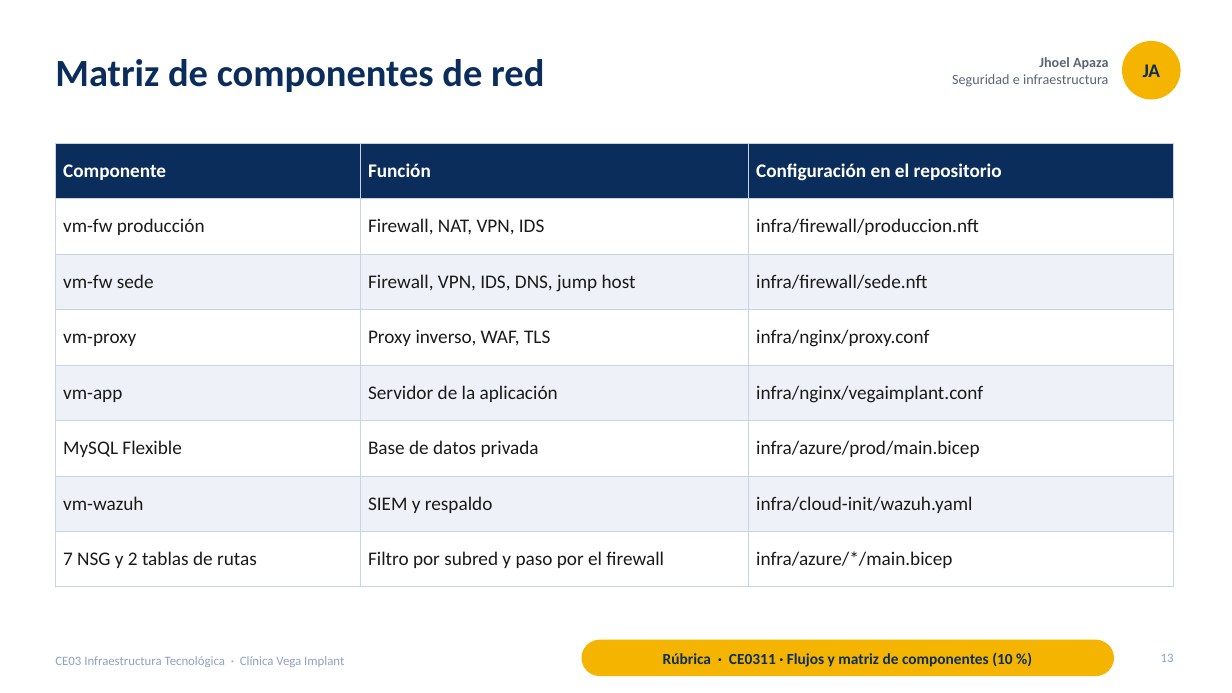
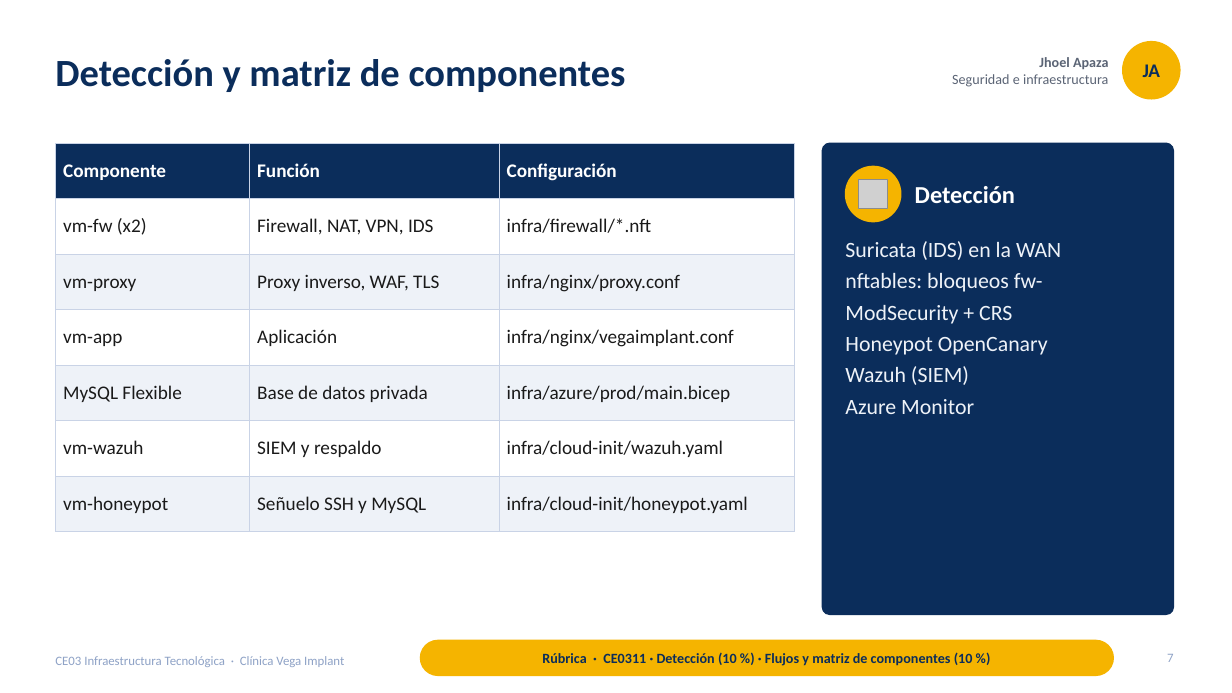
Before and after one commit to francalizaya266-sudo/venga-implantes, a slide deck: slide 7 of docs/entregables/CE03-infraestructura/presentaciones/CE03-Infraestructura-Tecnologica.pptx (slide 13 before the commit). Drawn at 1232x693 pixels with LibreOffice and Linux fonts; fonts in the diff are those of the drawing; grey boxes stand for pictures. Boxes give left, top, right and bottom in pixels: in the first picture for what was removed or moved away, otherwise in the second. Text is boxed around its words. In the diff, an @@ line names an element or a change of style, - is before the commit and + after.

```diff
--- a/docs/entregables/CE03-infraestructura/presentaciones/CE03-Infraestructura-Tecnologica.pptx
+++ b/docs/entregables/CE03-infraestructura/presentaciones/CE03-Infraestructura-Tecnologica.pptx
@@ title at (55,59,626,92): text changed @@
-Matriz de componentes de red
+Detección y matriz de componentes
@@ table at (55,143,795,517) @@
-row 1: Componente | Función | Configuración en el repositorio
-row 2: vm-fw producción | Firewall, NAT, VPN, IDS | infra/firewall/produccion.nft
-row 3: vm-fw sede | Firewall, VPN, IDS, DNS, jump host | infra/firewall/sede.nft
+row 1: Componente | Función | Configuración
+row 2: vm-fw (x2) | Firewall, NAT, VPN, IDS | infra/firewall/*.nft
-row 4, column 2: Servidor de la aplicación
+row 4, column 2: Aplicación
-row 8: 7 NSG y 2 tablas de rutas | Filtro por subred y paso por el firewall | infra/azure/*/main.bicep
+row 7: vm-honeypot | Señuelo SSH y MySQL | infra/cloud-init/honeypot.yaml
@@ table: place and size @@
-table at (55,143,1174,572)
+table at (55,143,795,517)
@@ rounded rectangle added at (823,143,1174,615), fill #0B2D5B, outline #0B2D5B 1 pt @@
@@ ellipse added at (846,166,901,222), fill #F5B400, outline #F5B400 1 pt @@
@@ picture added at (859,179,888,209) @@
@@ text added at (915,186,1015,203), 19 pt, text #FFFFFF, bold @@
+Detección
@@ text added at (845,241,1061,414), 17 pt, text #EEF2F8 @@
+Suricata (IDS) en la WAN
+nftables: bloqueos fw-
+ModSecurity + CRS
+Honeypot OpenCanary
+Wazuh (SIEM)
+Azure Monitor
@@ rounded rectangle: place and size @@
-rounded rectangle at (582,640,1114,676)
+rounded rectangle at (421,640,1114,676)
@@ text at (542,652,973,666): text changed; size 12 to 11 pt @@
-Rúbrica · CE0311 · Flujos y matriz de componentes (10 %)
+Rúbrica · CE0311 · Detección (10 %) · Flujos y matriz de componentes (10 %)
@@ page number at (1167,654,1173,662): text changed @@
-13
+7
```
Also in this commit, not shown: 22 other slides changed, 1 slide added, 31 slides removed, 3 other files.
